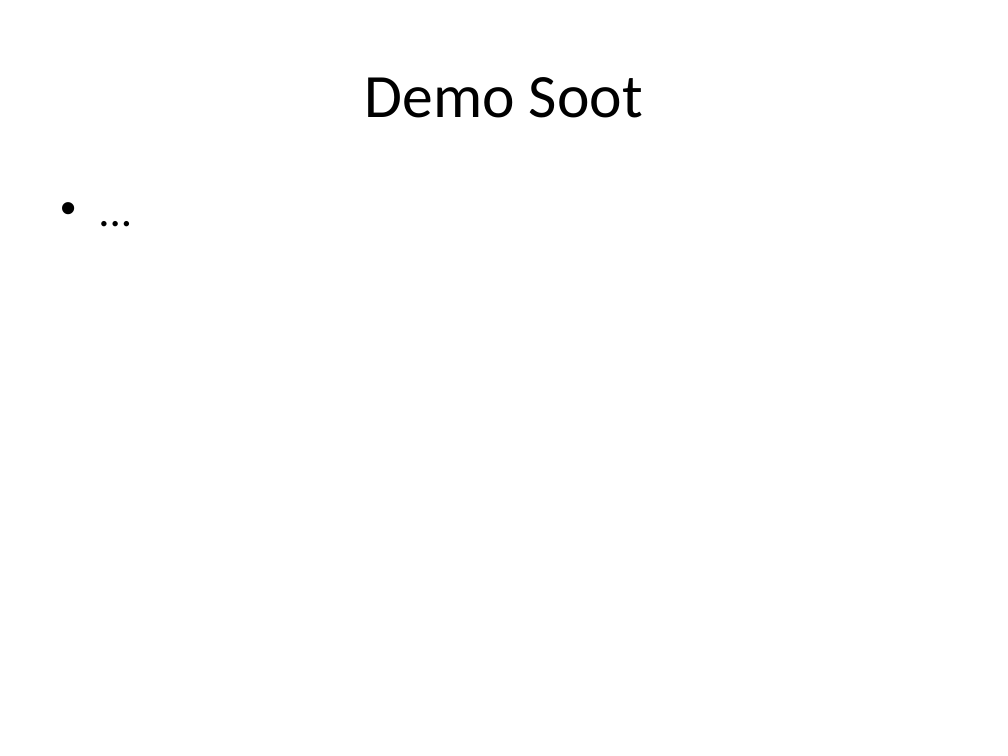
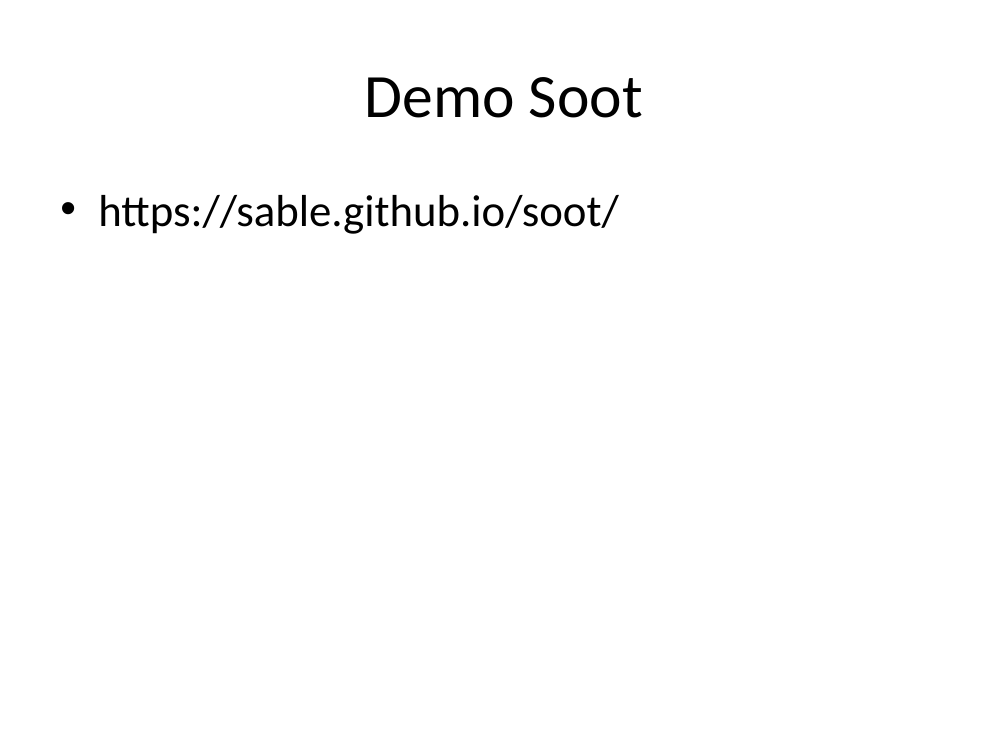
Before and after one commit to damorim/compilers-cin, a slide deck: slide 52 of slides-aulas/representacoes-intermediarias.pptx (slide 39 before the commit). Drawn at 1008x756 pixels with LibreOffice and Linux fonts; fonts in the diff are those of the drawing. Boxes give left, top, right and bottom in pixels: in the first picture for what was removed or moved away, otherwise in the second. Text is boxed around its words. In the diff, an @@ line names an element or a change of style, - is before the commit and + after.

```diff
--- a/slides-aulas/representacoes-intermediarias.pptx
+++ b/slides-aulas/representacoes-intermediarias.pptx
@@ text at box(98, 195, 619, 234): text changed @@
-• ...
+• https://sable.github.io/soot/
```
Also in this commit, not shown: 11 other slides changed, 14 slides added, 1 slide removed.
